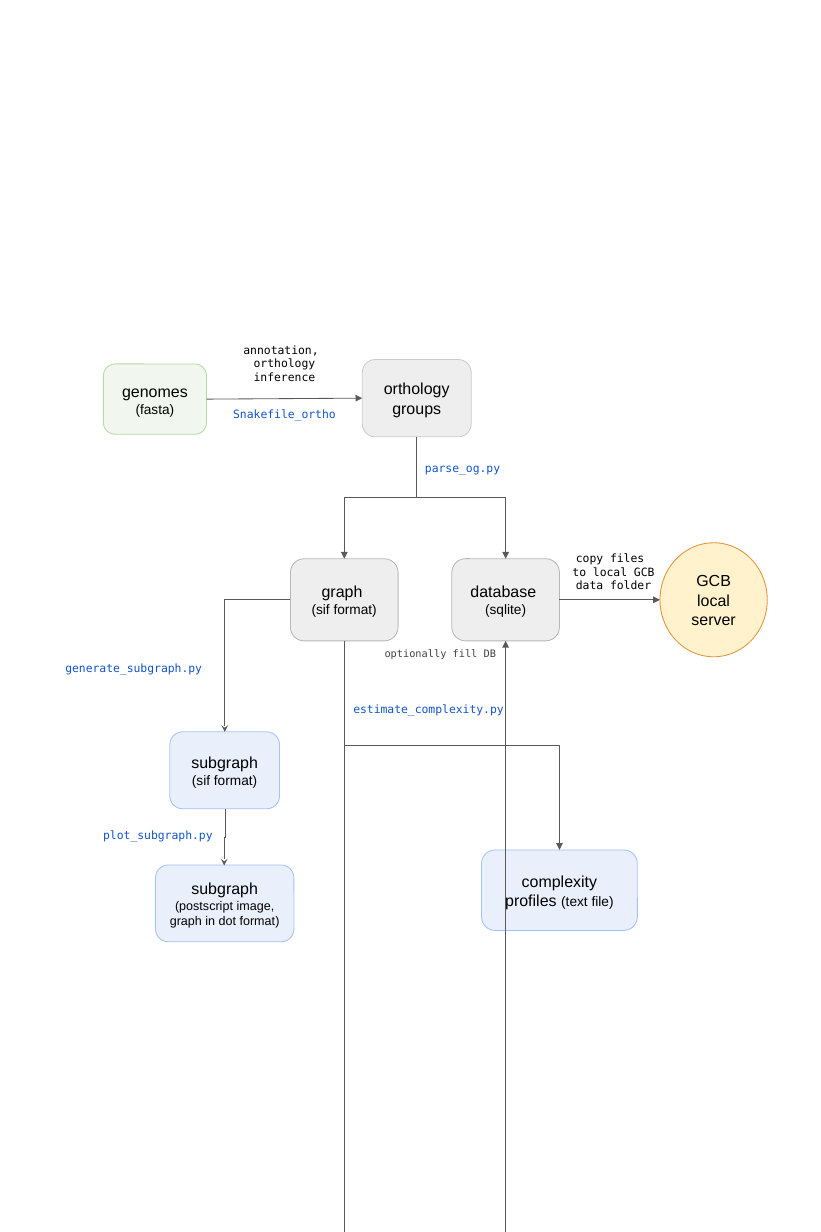
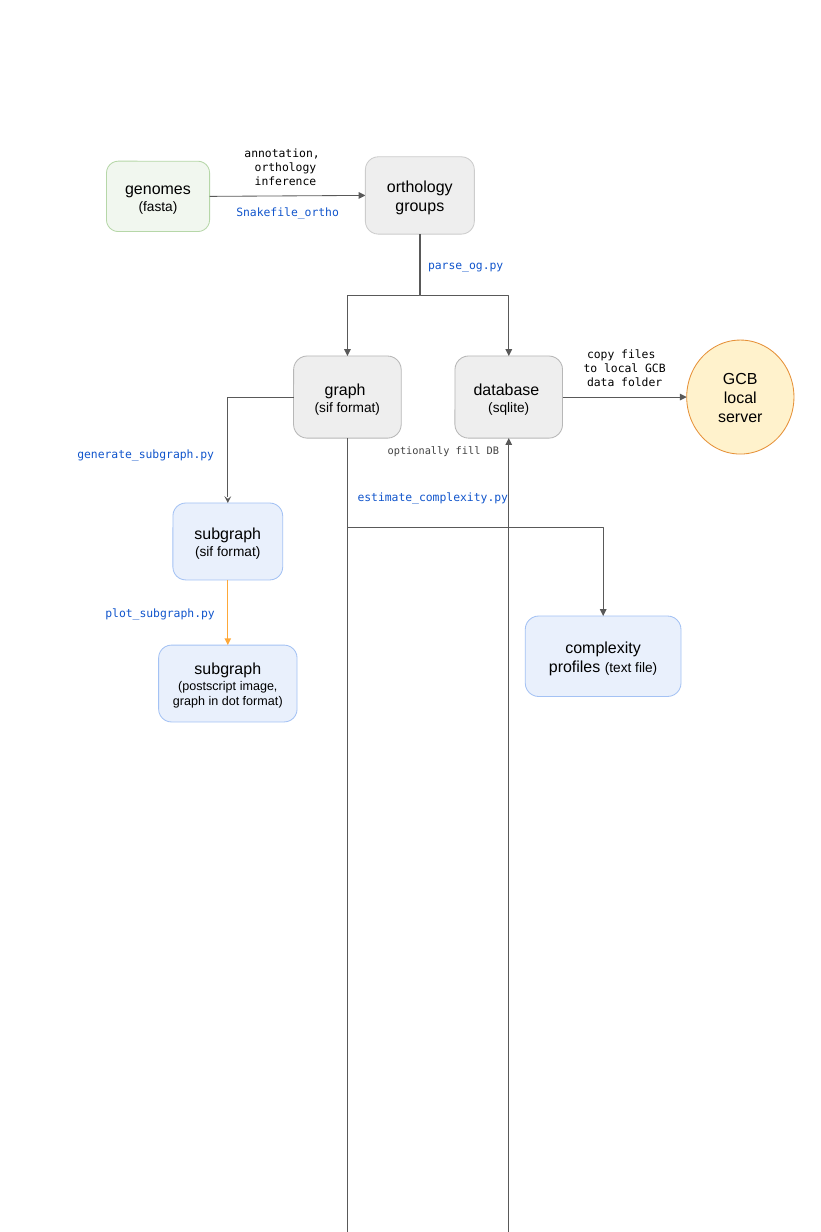
Before and after one commit to paraslonic/GCB_revision, a slide deck: slide 1 of shkaf/make_figure2/standalone_scheme_vertical.pptx. Drawn at 821x1232 pixels with LibreOffice and Linux fonts; fonts in the diff are those of the drawing. Boxes give left, top, right and bottom in pixels: in the first picture for what was removed or moved away, otherwise in the second. Text is boxed around its words. In the diff, an @@ line names an element or a change of style, - is before the commit and + after.

```diff
--- a/shkaf/make_figure2/standalone_scheme_vertical.pptx
+++ b/shkaf/make_figure2/standalone_scheme_vertical.pptx
@@ text "annotation, orthology inference": place and size @@
-text "annotation, orthology inference" at (243,345,318,381)
+text "annotation, orthology inference" at (244,148,319,185)
@@ arrow moved from (207, 399) - (362, 398) to (209, 196) - (365, 195) @@
@@ 4 rounded rectangles, 2 elbow arrows, 1 text: place and size @@
-4 rounded rectangles, 2 elbow arrows, 1 text at (103,360,559,640)
+4 rounded rectangles, 2 elbow arrows, 1 text at (107,157,562,438)
@@ text "copy files to local GCB ...": place and size @@
-text "copy files to local GCB ..." at (572,553,655,589)
+text "copy files to local GCB ..." at (584,349,666,386)
@@ ellipse "GCB local server": place and size @@
-ellipse "GCB local server" at (660,543,768,657)
+ellipse "GCB local server" at (686,340,794,454)
@@ elbow arrow moved from (291, 599) - (225, 732) to (294, 397) - (228, 502) @@
@@ arrow moved from (559, 599) - (660, 599) to (562, 397) - (686, 397) @@
@@ text "generate_subgraph.py": place and size @@
-text "generate_subgraph.py" at (65,663,202,675)
+text "generate_subgraph.py" at (77,449,214,461)
@@ 2 texts, 1 elbow arrow: place and size @@
-2 texts, 1 elbow arrow at (344,465,506,661)
+2 texts, 1 elbow arrow at (347,262,509,458)
@@ elbow arrow moved from (344, 640) - (559, 850) to (347, 438) - (603, 616) @@
@@ rounded rectangle "subgraph": place and size @@
-rounded rectangle "subgraph" at (170,732,280,809)
+rounded rectangle "subgraph" at (173,502,283,580)
@@ text "estimate_complexity.py": place and size @@
-text "estimate_complexity.py" at (353,704,504,716)
+text "estimate_complexity.py" at (358,492,509,504)
@@ text "plot_subgraph.py": place and size @@
-text "plot_subgraph.py" at (103,830,212,842)
+text "plot_subgraph.py" at (105,608,214,620)
@@ arrow added from (228, 580) to (228, 644), #FEA83A 0.75 pt @@
@@ rounded rectangle "complexity profiles (text file)": place and size @@
-rounded rectangle "complexity profiles (text file)" at (482,850,638,930)
+rounded rectangle "complexity profiles (text file)" at (525,616,681,696)
@@ rounded rectangle "subgraph": place and size @@
-rounded rectangle "subgraph" at (155,865,294,942)
+rounded rectangle "subgraph" at (158,644,297,722)
@@ elbow arrow removed from (225, 809) to (224, 865) @@
```
Also in this commit, not shown: 5 other files.
